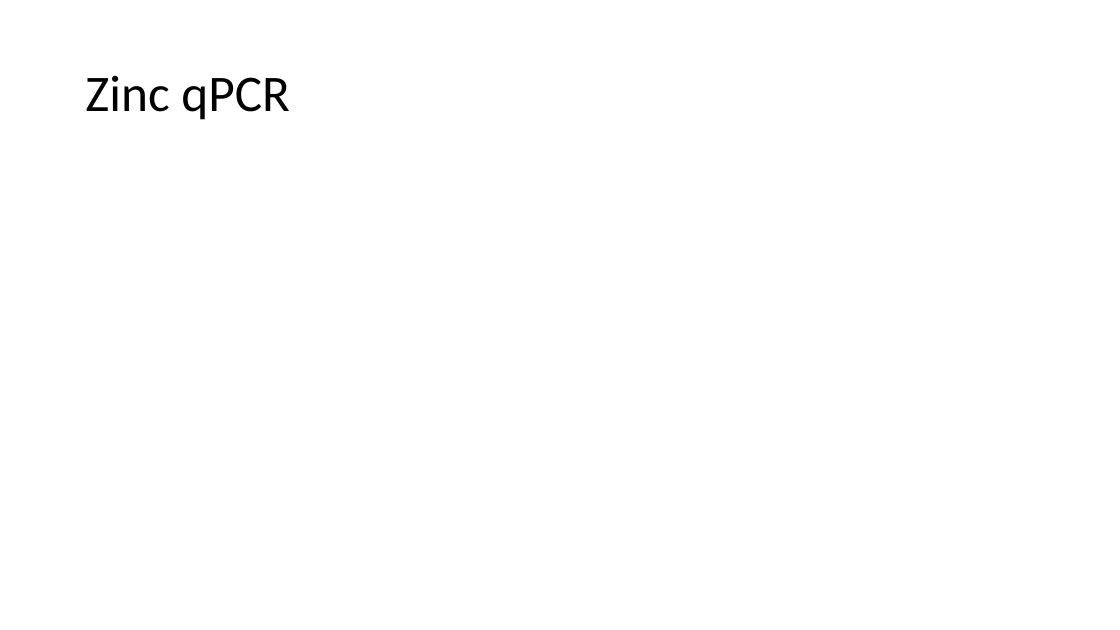
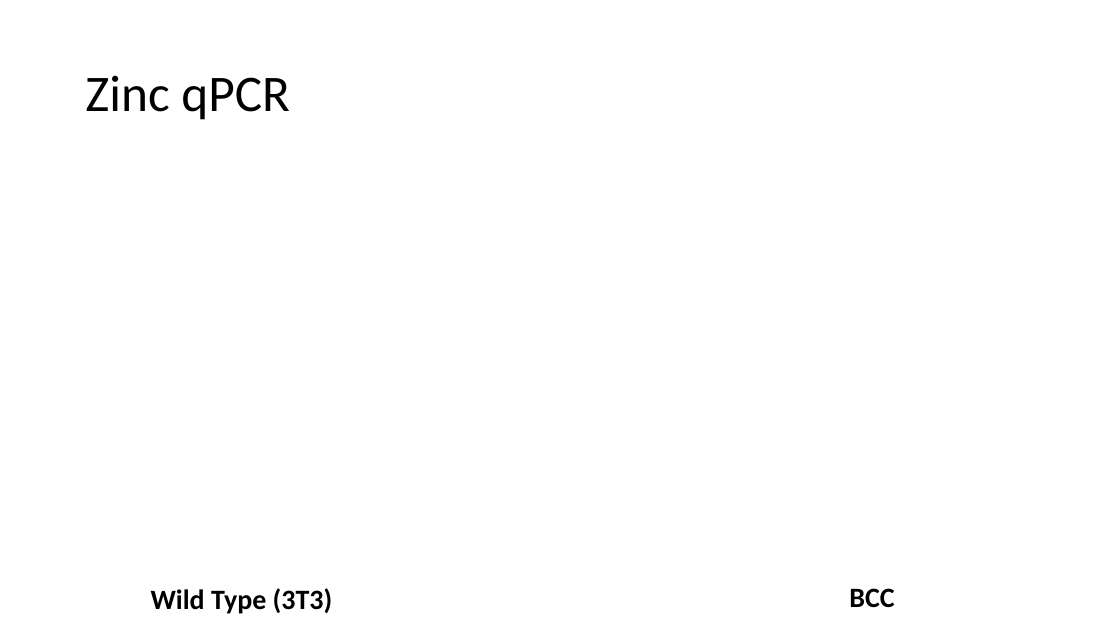
Before and after one commit to phalas25/ph-future-phd, a slide deck: slide 15 of Rotation Wrap Up Presentation.pptx (slide 12 before the commit). Drawn at 1120x630 pixels with LibreOffice and Linux fonts; fonts in the diff are those of the drawing. Boxes give left, top, right and bottom in pixels: in the first picture for what was removed or moved away, otherwise in the second. Text is boxed around its words. In the diff, an @@ line names an element or a change of style, - is before the commit and + after.

```diff
--- a/Rotation Wrap Up Presentation.pptx
+++ b/Rotation Wrap Up Presentation.pptx
@@ text added at bbox=[151, 588, 333, 614], 24 pt, text #000000, bold @@
+Wild Type (3T3)
@@ text added at bbox=[849, 588, 894, 608], 24 pt, text #000000, bold @@
+BCC
```
Also in this commit, not shown: 12 other slides changed, 5 slides added, 1 slide removed, 5 other files.
